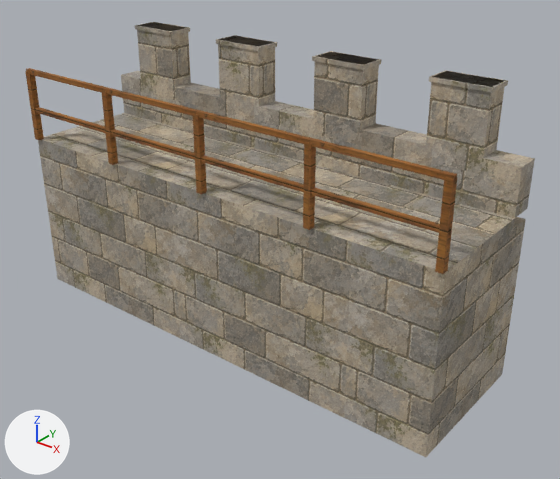
The glTF model assets/fort-variants/parts/castle-curtain-6.gltf: old version first, new version second.
Both versions are drawn from a 50 mm lens placed at (8.67, -7.35, 5.41), pointed at (3.34, -0.7, 1.28). Every picture has the same lights, and +X, +Y and +Z are marked at lower left. The picture after the commit comes second. Where no turn or scale is listed for an object, it has been applied to the vertices.

Names of what the first picture shows: 'curtain-L0-stone', 'guards-L1-wood', 'walkway-L1-stone'.
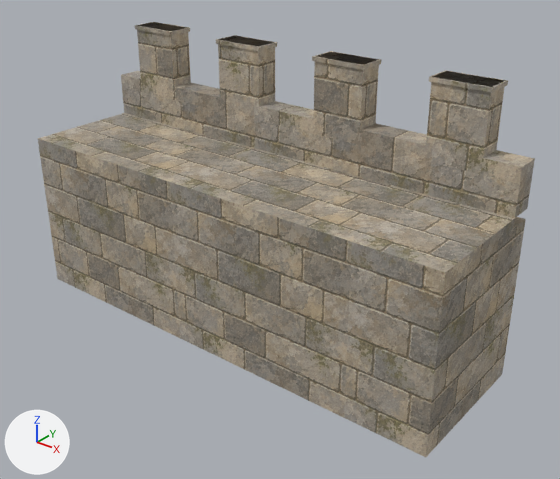
Boxes (x1, y1, x2, y2) around the edits, measured in the pictures (560 x 479 px):
'guards-L1-wood', deleted: before (25, 68, 457, 274)

The change, as a list of edits to the scene's bpy script:
```text
Remove ob_guards_l1_wood:
    ob_guards_l1_wood = bpy.data.objects.new('guards-L1-wood', me_guards_l1_wood)
    ob_guards_l1_wood.location = (0.0, 0.0, 0.0)
```
